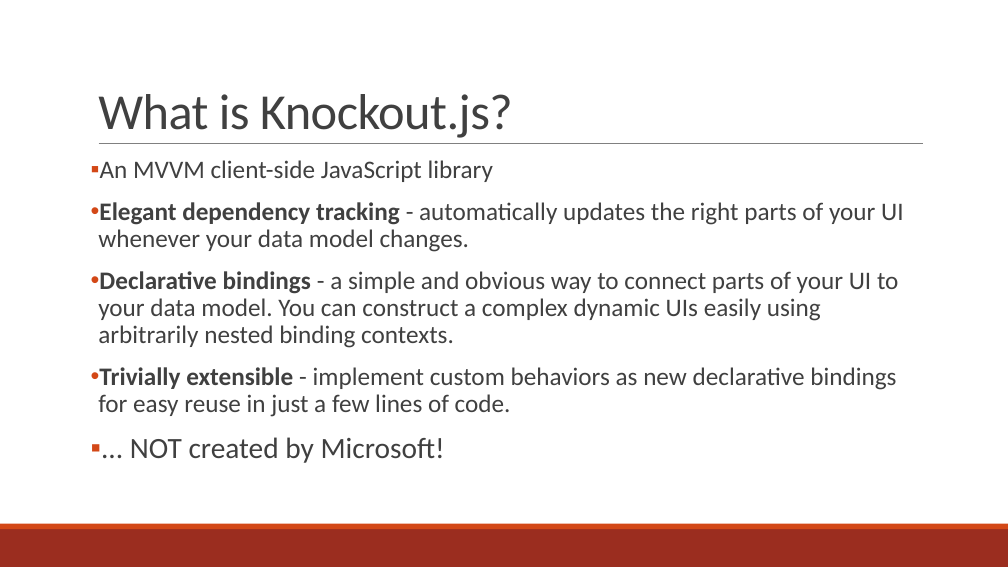
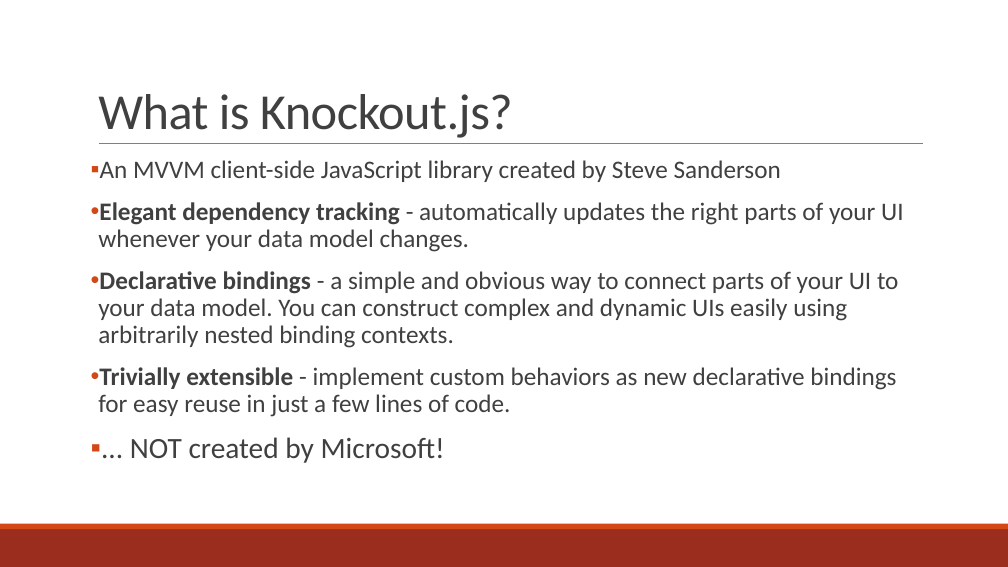
Before and after one commit to JoeDoyle23/IndyJS-Knockout, a slide deck: slide 2 of Knockout.pptx. Drawn at 1008x567 pixels with LibreOffice and Linux fonts; fonts in the diff are those of the drawing. Boxes give left, top, right and bottom in pixels: in the first picture for what was removed or moved away, otherwise in the second. Text is boxed around its words. In the diff, an @@ line names an element or a change of style, - is before the commit and + after.

```diff
--- a/Knockout.pptx
+++ b/Knockout.pptx
@@ text at <box>100,160,781,182</box>: text changed @@
-▪ An MVVM client-side JavaScript library
+▪ An MVVM client-side JavaScript library created by Steve Sanderson
@@ text at <box>98,271,899,348</box>: text changed @@
-• Declarative bindings - a simple and obvious way to connect parts of your UI to your data model. You can construct a complex dynamic UIs easily using arbitrarily nested binding contexts.
+• Declarative bindings - a simple and obvious way to connect parts of your UI to your data model. You can construct complex and dynamic UIs easily using arbitrarily nested binding contexts.
```
Also in this commit, not shown: 4 other slides changed, 1 other file.
